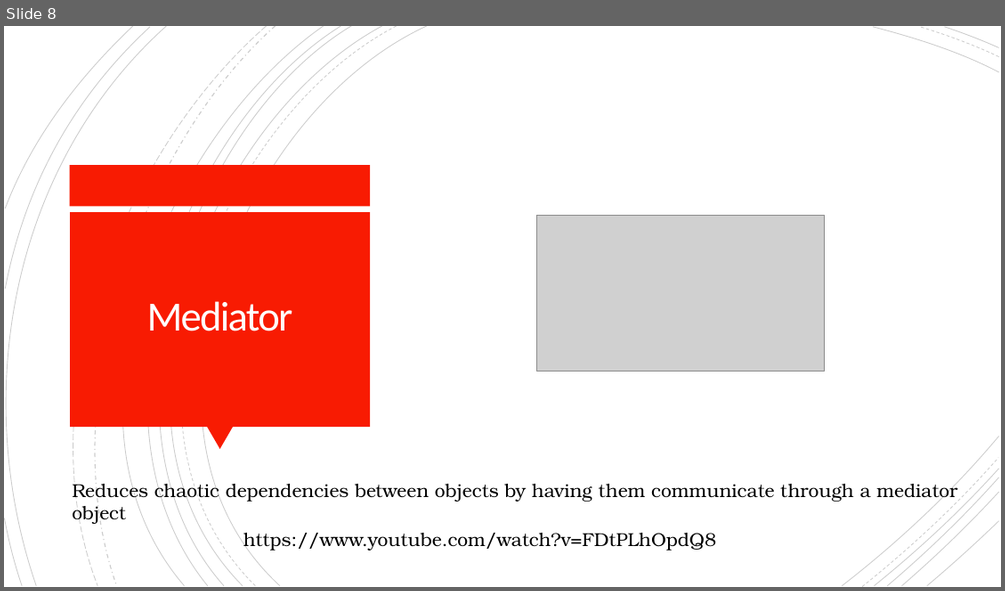
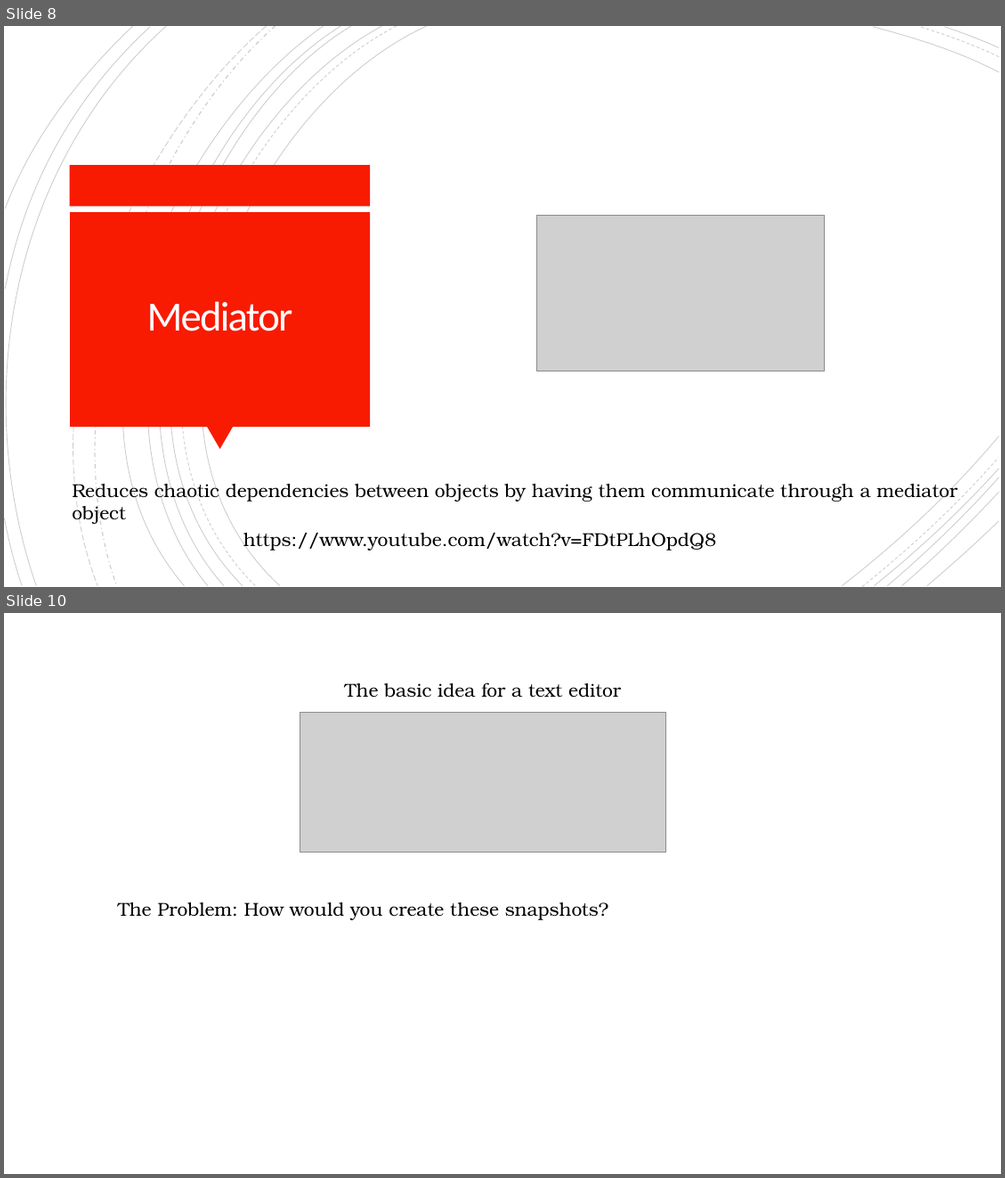
Before and after one commit to TeamOsprey/BytesAndBites, a slide deck: Slides/BytesAndBites - Design Patterns - Behavioural.pptx. Shown one above the other, each under a label of ours: slide 8 before the commit, slides 8 and 10 after it; the slides between them are not shown. The pictures are 1005x591 and 1005x1178 pixels, drawn with LibreOffice and Linux fonts; fonts in the diff are those of the drawing; grey boxes stand for pictures. Boxes give left, top, right and bottom in pixels: in the first picture for what was removed or moved away, otherwise in the second. Text is boxed around its words. In the diff, an @@ line names an element or a change of style, - is before the commit and + after.

```diff
--- a/Slides/BytesAndBites - Design Patterns - Behavioural.pptx
+++ b/Slides/BytesAndBites - Design Patterns - Behavioural.pptx
@@ slide 10 added at box(4, 613, 1001, 1174), background #FFFFFF @@
@@ text added at box(345, 682, 621, 698), 18 pt, text #000000 @@
+The basic idea for a text editor
@@ picture added at box(300, 712, 666, 852) @@
@@ text added at box(118, 902, 608, 920), 18 pt, text #000000 @@
+The Problem: How would you create these snapshots?
```
Also in this commit, not shown: 2 slides changed, 8 other slides added, 1 other file.
